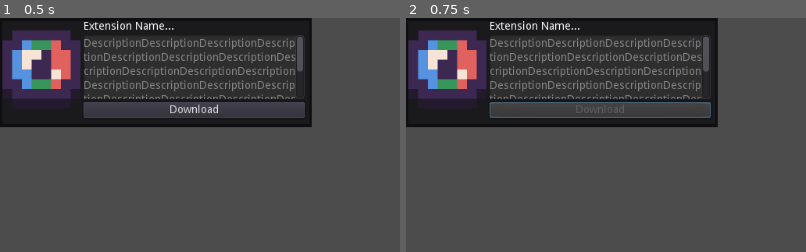
Above: before the commit, frames 1-2 (left to right).
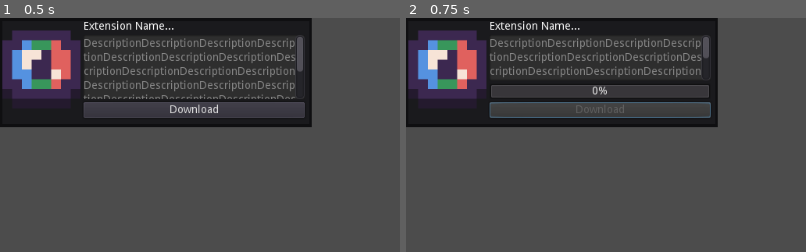
Above: after the commit, the same moments.

Repository: Variable-Interactive/Variable-Store
Game: Godot game, scene res://src/Extensions/VariableStore/Store/Entry/Entry.tscn
Same seed, same stepped clock (60 frames per second), same inputs: the game is played once before the commit and once after it. This scene is started directly instead of the project's main scene.
Inputs:
- Up to frame 1 (0.5 s): no input
- Up to frame 2 (0.75 s): click "Download" at 0.5 s
The pictures show only the part of the screen within x 0-50%, y 0-50%; the shares and areas given below are measured in that part.

Frame 1 is identical in both runs. In frame 2, 1.6% of the frame differs, in the area x 21-76%, y 16-35%.

Commit message:
Version 0.4

Diff:
--- a/Code/VariableStore/src/Extensions/VariableStore/Store/Entry/Entry.gd
+++ b/Code/VariableStore/src/Extensions/VariableStore/Store/Entry/Entry.gd
@@ -62,7 +62,7 @@
 			if typeof(old_version) == TYPE_REAL:
 				if new_version > old_version:
 					down_button.text = "Update"
-					is_update == true
+					is_update = true
 				elif new_version == old_version:
 					down_button.text = "Re-Download"
 
@@ -72,6 +72,28 @@
 	down_button.disabled = true
 	download_request.download_file = download_path
 	download_request.request(download_link)
+	prepare_progress()
+
+
+func prepare_progress():
+	$Panel/HBoxContainer/VBoxContainer/ProgressBar.visible = true
+	$Panel/HBoxContainer/VBoxContainer/ProgressBar.value = 0
+	$Panel/HBoxContainer/VBoxContainer/ProgressBar/ProgressTimer.start()
+
+
+func _on_ProgressTimer_timeout():
+	update_progress()
+
+
+func update_progress():
+	var down = download_request.get_downloaded_bytes()
+	var total = download_request.get_body_size()
+	$Panel/HBoxContainer/VBoxContainer/ProgressBar.value = (float(down) / float(total)) * 100.0
+
+
+func close_progress():
+	$Panel/HBoxContainer/VBoxContainer/ProgressBar.visible = false
+	$Panel/HBoxContainer/VBoxContainer/ProgressBar/ProgressTimer.stop()
 
 
 func _on_DownloadRequest_request_completed(result: int, _response_code, _headers, _body) -> void:
@@ -92,6 +114,7 @@
 
 
 func announce_done(success: bool):
+	close_progress()
 	down_button.disabled = false
 	down_button.text = "Re-Download"
 	if success:
--- a/Code/VariableStore/src/Extensions/VariableStore/Store/Entry/Entry.tscn
+++ b/Code/VariableStore/src/Extensions/VariableStore/Store/Entry/Entry.tscn
@@ -67,6 +67,16 @@
 text = "Done!!!"
 align = 1
 
+[node name="ProgressBar" type="ProgressBar" parent="Panel/HBoxContainer/VBoxContainer"]
+visible = false
+margin_top = 80.0
+margin_right = 283.0
+margin_bottom = 100.0
+rect_min_size = Vector2( 0, 20 )
+
+[node name="ProgressTimer" type="Timer" parent="Panel/HBoxContainer/VBoxContainer/ProgressBar"]
+wait_time = 0.1
+
 [node name="Download" type="Button" parent="Panel/HBoxContainer/VBoxContainer"]
 margin_top = 104.0
 margin_right = 283.0
@@ -98,6 +108,7 @@
 align = 1
 valign = 1
 
+[connection signal="timeout" from="Panel/HBoxContainer/VBoxContainer/ProgressBar/ProgressTimer" to="." method="_on_ProgressTimer_timeout"]
 [connection signal="pressed" from="Panel/HBoxContainer/VBoxContainer/Download" to="." method="_on_Download_pressed"]
 [connection signal="timeout" from="RequestDelay" to="." method="_on_RequestDelay_timeout"]
 [connection signal="request_completed" from="ImageRequest" to="." method="_on_ImageRequest_request_completed"]
--- a/Code/VariableStore/src/Extensions/VariableStore/Store/Store.gd
+++ b/Code/VariableStore/src/Extensions/VariableStore/Store/Store.gd
@@ -45,10 +45,35 @@
 
 		http.download_file = str(extension_path,download_file)
 		var _error = http.request(store_link)
+		prepare_progress()
+
+
+func prepare_progress():
+	$ProgressPanel.visible = true
+	$ProgressPanel/VBoxContainer/ProgressBar.value = 0
+	$ProgressPanel/UpdateTimer.start()
+
+
+func _on_UpdateTimer_timeout():
+	update_progress()
+
+
+func update_progress():
+	var down = http.get_downloaded_bytes()
+	var total = http.get_body_size()
+	$ProgressPanel/VBoxContainer/ProgressBar.value = (float(down) / float(total)) * 100.0
+
+
+func close_progress():
+	$ProgressPanel.visible = false
+	$ProgressPanel/UpdateTimer.stop()
 
 
 func _on_HTTPRequest_request_completed(result: int, _response_code: int, _headers: PoolStringArray, _body: PoolByteArray) -> void:
 	if result == HTTPRequest.RESULT_SUCCESS:
+		# Hide the progress bar because it's no longer required
+		close_progress()
+
 		var file = File.new()
 		var _error = file.open(str(extension_path,download_file), File.READ)
 		var version :float
@@ -75,6 +100,7 @@
 		_error = dir.remove(str(extension_path, download_file))
 	else:
 		printerr("Unable to Get info from remote repository...")
+		error_getting_info()
 
 
 func add_entry(info: Array) -> void:
@@ -85,8 +111,17 @@
 
 
 func error_getting_info():
-	$Error/Text.text = str($Error/Text.text % store_name)
 	$Error.popup_centered()
+	close_progress()
+
+
+func _on_CopyCommand_pressed():
+	OS.clipboard = "sudo flatpak override com.orama_interactive.Pixelorama --share=network"
+
+
+func _on_ManualDownload_pressed():
+# warning-ignore:return_value_discarded
+	OS.shell_open("https://variable-interactive.itch.io/pixelorama-extensions")
 
 
 func get_store_version_info() -> float:
--- a/Code/VariableStore/src/Extensions/VariableStore/Store/Store.tscn
+++ b/Code/VariableStore/src/Extensions/VariableStore/Store/Store.tscn
@@ -39,23 +39,205 @@
 margin_right = 388.0
 size_flags_horizontal = 3
 
+[node name="ProgressPanel" type="Panel" parent="Store"]
+anchor_right = 1.0
+anchor_bottom = 1.0
+margin_left = 7.0
+margin_top = 8.0
+margin_right = -7.0
+margin_bottom = -8.0
+rect_clip_content = true
+__meta__ = {
+"_editor_description_": ""
+}
+
+[node name="VBoxContainer" type="VBoxContainer" parent="Store/ProgressPanel"]
+anchor_right = 1.0
+anchor_bottom = 1.0
+margin_left = 44.0
+margin_top = 13.0
+margin_right = -44.0
+margin_bottom = -13.0
+alignment = 1
+
+[node name="ProgressBar" type="ProgressBar" parent="Store/ProgressPanel/VBoxContainer"]
+margin_top = 130.0
+margin_right = 326.0
+margin_bottom = 150.0
+rect_min_size = Vector2( 0, 20 )
+
+[node name="Label" type="Label" parent="Store/ProgressPanel/VBoxContainer"]
+margin_top = 154.0
+margin_right = 326.0
+margin_bottom = 185.0
+text = "Fetching data from Remote Repository
+Please Wait"
+align = 1
+valign = 1
+
+[node name="UpdateTimer" type="Timer" parent="Store/ProgressPanel"]
+wait_time = 0.1
+
 [node name="HTTPRequest" type="HTTPRequest" parent="Store"]
 
 [node name="Error" type="AcceptDialog" parent="Store"]
-margin_right = 319.0
-margin_bottom = 142.0
-
-[node name="Text" type="TextEdit" parent="Store/Error"]
+margin_right = 428.0
+margin_bottom = 356.0
+
+[node name="Panel" type="Panel" parent="Store/Error"]
+anchor_right = 1.0
+anchor_bottom = 1.0
 margin_left = 8.0
 margin_top = 8.0
-margin_right = 311.0
-margin_bottom = 106.0
-text = "Unable to Get info from remote repository...
-	1) Check you internet connection
-	2) Uninstall and redownload %s manually from the Github repository..."
-readonly = true
-wrap_enabled = true
+margin_right = -8.0
+margin_bottom = -36.0
+
+[node name="Content" type="VBoxContainer" parent="Store/Error/Panel"]
+anchor_right = 1.0
+anchor_bottom = 1.0
+margin_left = 4.0
+margin_top = 4.0
+margin_right = -4.0
+margin_bottom = -4.0
+
+[node name="Label" type="Label" parent="Store/Error/Panel/Content"]
+modulate = Color( 1, 0, 0, 1 )
+margin_right = 404.0
+margin_bottom = 14.0
+text = "Unable to Get info from remote repository..."
+autowrap = true
+
+[node name="Reason" type="GridContainer" parent="Store/Error/Panel/Content"]
+margin_top = 18.0
+margin_right = 404.0
+margin_bottom = 32.0
+columns = 2
+
+[node name="Number" type="Label" parent="Store/Error/Panel/Content/Reason"]
+modulate = Color( 0.968627, 0, 1, 1 )
+margin_right = 12.0
+margin_bottom = 14.0
+size_flags_vertical = 5
+text = "1)"
+
+[node name="Label" type="Label" parent="Store/Error/Panel/Content/Reason"]
+modulate = Color( 0.968627, 1, 0, 1 )
+margin_left = 16.0
+margin_right = 404.0
+margin_bottom = 14.0
+size_flags_horizontal = 3
+text = "Check you internet connection."
+autowrap = true
+
+[node name="HSeparator" type="HSeparator" parent="Store/Error/Panel/Content"]
+margin_top = 36.0
+margin_right = 404.0
+margin_bottom = 40.0
+
+[node name="Reason2" type="GridContainer" parent="Store/Error/Panel/Content"]
+margin_top = 44.0
+margin_right = 404.0
+margin_bottom = 155.0
+columns = 2
+
+[node name="Number" type="Label" parent="Store/Error/Panel/Content/Reason2"]
+modulate = Color( 0.968627, 0, 1, 1 )
+margin_right = 12.0
+margin_bottom = 48.0
+size_flags_vertical = 5
+text = "2)"
+
+[node name="Label" type="Label" parent="Store/Error/Panel/Content/Reason2"]
+margin_left = 16.0
+margin_right = 404.0
+margin_bottom = 48.0
+size_flags_horizontal = 3
+text = "You may be using the \"Flatpak\" Version of Pixelorama which does not have Internet Permission
+Run it from terminal using command:"
+autowrap = true
+
+[node name="Empty" type="Control" parent="Store/Error/Panel/Content/Reason2"]
+margin_top = 52.0
+margin_right = 12.0
+margin_bottom = 76.0
+
+[node name="HBoxContainer" type="HBoxContainer" parent="Store/Error/Panel/Content/Reason2"]
+margin_left = 16.0
+margin_top = 52.0
+margin_right = 404.0
+margin_bottom = 76.0
+
+[node name="LineEdit" type="LineEdit" parent="Store/Error/Panel/Content/Reason2/HBoxContainer"]
+margin_right = 341.0
+margin_bottom = 24.0
+size_flags_horizontal = 3
+text = "sudo flatpak override com.orama_interactive.Pixelorama --share=network"
+editable = false
+
+[node name="CopyCommand" type="Button" parent="Store/Error/Panel/Content/Reason2/HBoxContainer"]
+margin_left = 345.0
+margin_right = 388.0
+margin_bottom = 24.0
+text = "Copy"
+
+[node name="Empty2" type="Control" parent="Store/Error/Panel/Content/Reason2"]
+margin_top = 80.0
+margin_right = 12.0
+margin_bottom = 111.0
+
+[node name="Label2" type="Label" parent="Store/Error/Panel/Content/Reason2"]
+margin_left = 16.0
+margin_top = 80.0
+margin_right = 404.0
+margin_bottom = 111.0
+size_flags_horizontal = 3
+text = "Or download \"Flatseal\" from your linux package manager and set permissions for Flatpak apps there"
+autowrap = true
+
+[node name="HSeparator2" type="HSeparator" parent="Store/Error/Panel/Content"]
+margin_top = 159.0
+margin_right = 404.0
+margin_bottom = 163.0
+
+[node name="Reason3" type="GridContainer" parent="Store/Error/Panel/Content"]
+margin_top = 167.0
+margin_right = 404.0
+margin_bottom = 219.0
+columns = 2
+
+[node name="Number" type="Label" parent="Store/Error/Panel/Content/Reason3"]
+modulate = Color( 0.968627, 0, 1, 1 )
+margin_right = 12.0
+margin_bottom = 48.0
+size_flags_vertical = 5
+text = "3)"
+
+[node name="Label" type="Label" parent="Store/Error/Panel/Content/Reason3"]
+modulate = Color( 0.376471, 1, 0.192157, 1 )
+margin_left = 16.0
+margin_right = 404.0
+margin_bottom = 48.0
+size_flags_horizontal = 3
+text = "Re-download VariableStore manually from the Itch.io (It's possible an update might be available that requires Manual Download)..."
+autowrap = true
+
+[node name="Empty" type="Control" parent="Store/Error/Panel/Content/Reason3"]
+margin_top = 52.0
+margin_right = 12.0
+margin_bottom = 52.0
+
+[node name="ManualDownload" type="Button" parent="Store/Error/Panel/Content/Reason3"]
+visible = false
+modulate = Color( 0.921569, 0, 1, 1 )
+margin_left = 16.0
+margin_top = 52.0
+margin_right = 404.0
+margin_bottom = 72.0
+text = "Itch.io Page"
 
 [connection signal="pressed" from="." to="Store" method="_on_StoreButton_pressed"]
 [connection signal="about_to_show" from="Store" to="Store" method="_on_Store_about_to_show"]
+[connection signal="timeout" from="Store/ProgressPanel/UpdateTimer" to="Store" method="_on_UpdateTimer_timeout"]
 [connection signal="request_completed" from="Store/HTTPRequest" to="Store" method="_on_HTTPRequest_request_completed"]
+[connection signal="pressed" from="Store/Error/Panel/Content/Reason2/HBoxContainer/CopyCommand" to="Store" method="_on_CopyCommand_pressed"]
+[connection signal="pressed" from="Store/Error/Panel/Content/Reason3/ManualDownload" to="Store" method="_on_ManualDownload_pressed"]
--- a/Code/VariableStore/src/Extensions/VariableStore/extension.json
+++ b/Code/VariableStore/src/Extensions/VariableStore/extension.json
@@ -3,7 +3,7 @@
     "display_name": "Extension store by Variable-ind",
     "description": "Store for Downloading extensions",
     "author": "Variable",
-    "version": "0.3",
+    "version": "0.4",
     "license": "MIT",
     "nodes": [
         "Main.tscn"
